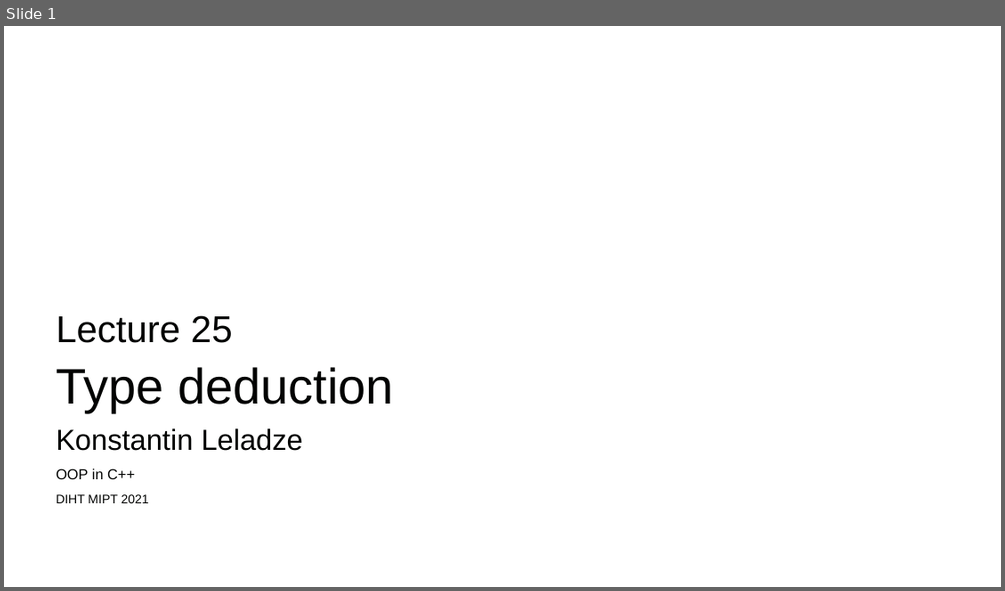
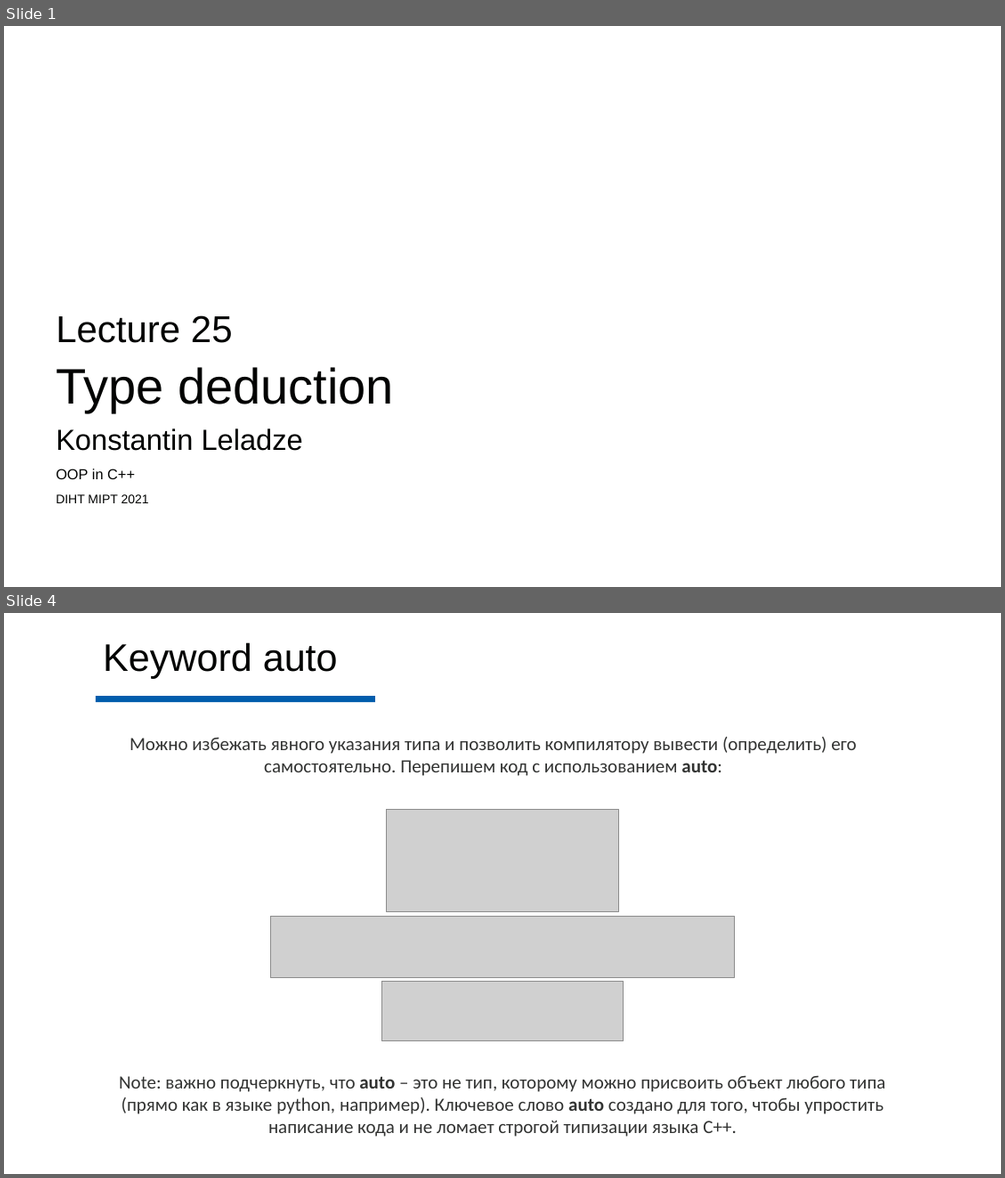
Before and after one commit to Costello1329/cpp-mipt-2021, a slide deck: lectures/lecture-25/draft.pptx. Shown one above the other, each under a label of ours: slide 1 before the commit, slides 1 and 4 after it; the slides between them are not shown. The pictures are 1005x591 and 1005x1178 pixels, drawn with LibreOffice and Linux fonts; fonts in the diff are those of the drawing; grey boxes stand for pictures; background and template pictures are left out. Boxes give left, top, right and bottom in pixels: in the first picture for what was removed or moved away, otherwise in the second. Text is boxed around its words. In the diff, an @@ line names an element or a change of style, - is before the commit and + after.

```diff
--- a/lectures/lecture-25/draft.pptx
+++ b/lectures/lecture-25/draft.pptx
@@ slide 4 added at (x1=4, y1=613, x2=1001, y2=1174), background #FEFEFE @@
@@ text added at (x1=103, y1=642, x2=338, y2=679), 37 pt, text #020302 @@
+Keyword auto
@@ line added from (96, 699) to (375, 699), #015DAC 6 pt @@
@@ text added at (x1=129, y1=737, x2=857, y2=776), 18 pt, text #323332 @@
+Можно избежать явного указания типа и позволить компилятору вывести (определить) его самостоятельно. Перепишем код с использованием auto:
@@ picture added at (x1=387, y1=809, x2=619, y2=912) @@
@@ picture added at (x1=270, y1=916, x2=735, y2=977) @@
@@ picture added at (x1=381, y1=981, x2=624, y2=1041) @@
@@ text added at (x1=119, y1=1075, x2=885, y2=1136), 18 pt, text #323332 @@
+Note: важно подчеркнуть, что auto – это не тип, которому можно присвоить объект любого типа (прямо как в языке python, например). Ключевое слово auto создано для того, чтобы упростить написание кода и не ломает строгой типизации языка C++.
```
Also in this commit, not shown: 16 other slides added, 1 slide removed.
